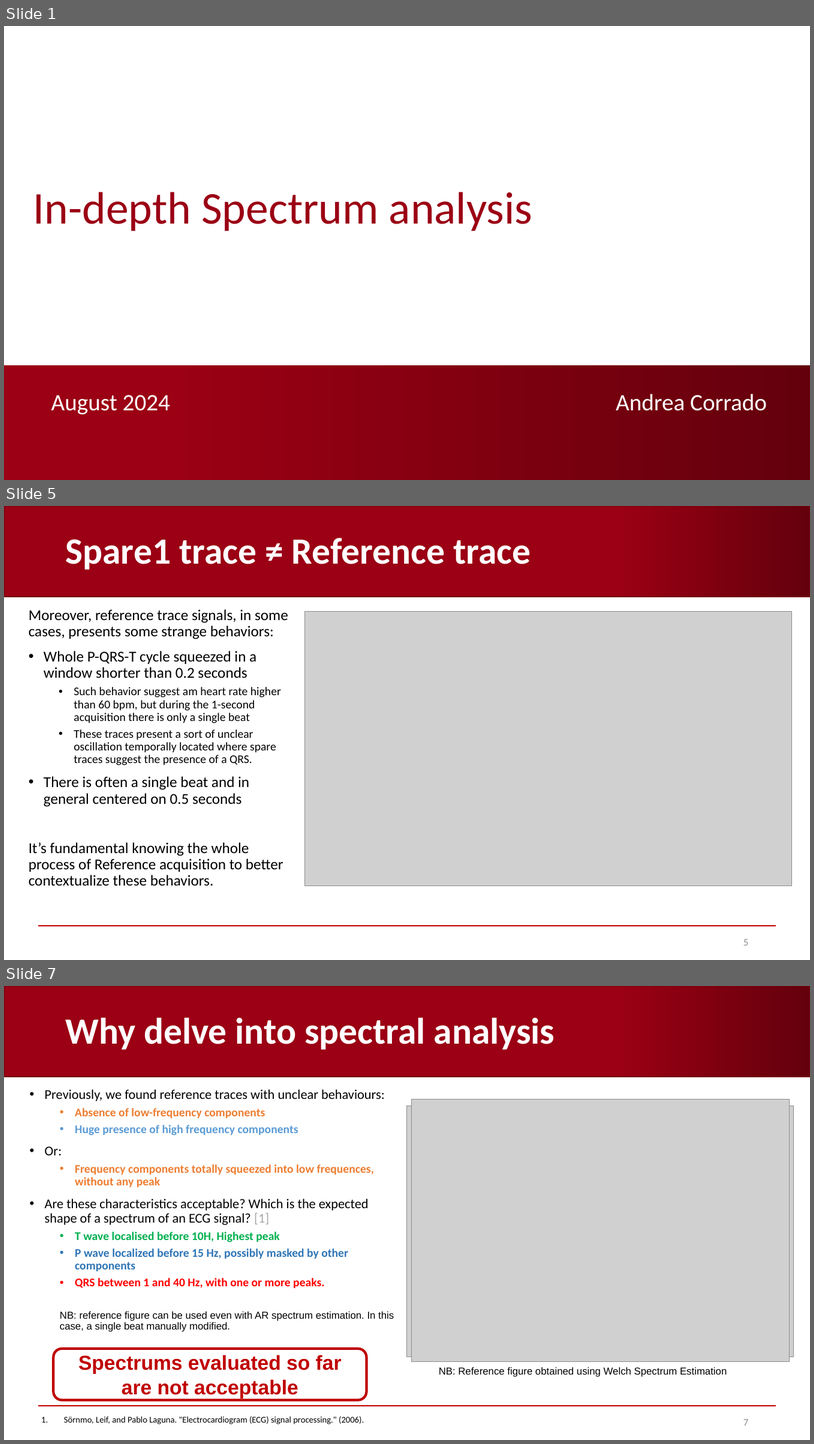
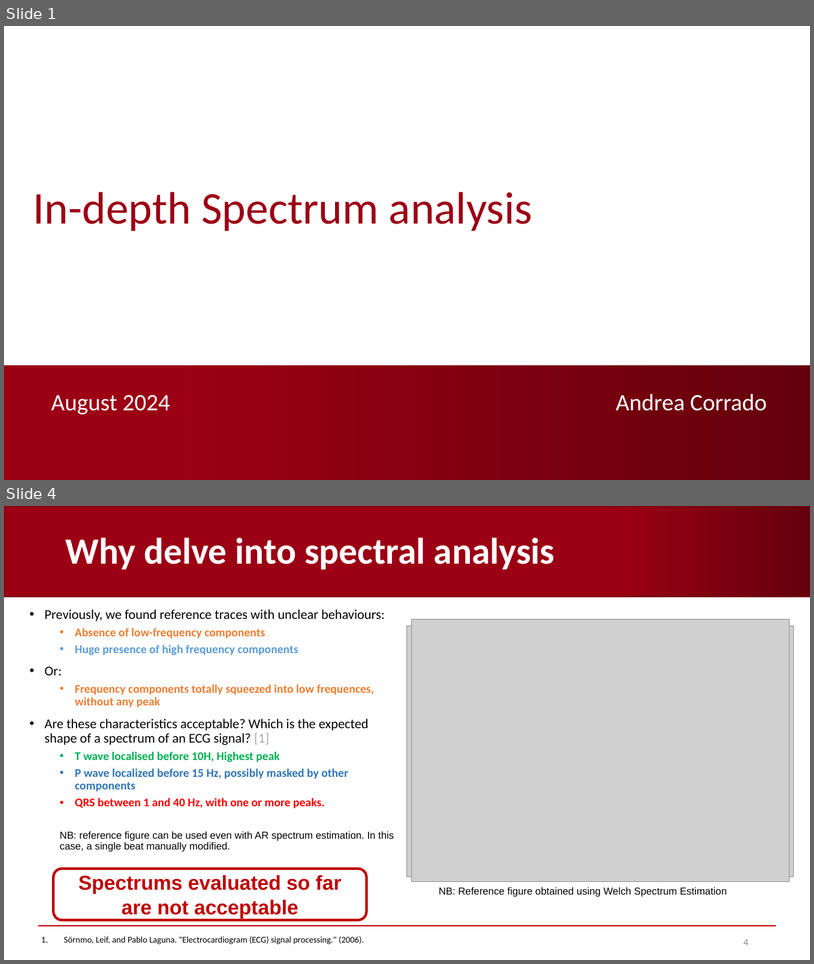
Before and after one commit to AndreaCorrado00/Tesi_magistrale_Corrado_Andrea, a slide deck: Documentation/3. in-depth spectrum analysis.pptx. Shown one above the other, each under a label of ours: slides 1, 5 and 7 before the commit, slides 1 and 4 after it; the slides between them are not shown. The pictures are 814x1444 and 814x964 pixels, drawn with LibreOffice and Linux fonts; fonts in the diff are those of the drawing; grey boxes stand for pictures; background and template pictures are left out. Boxes give left, top, right and bottom in pixels: in the first picture for what was removed or moved away, otherwise in the second. Text is boxed around its words. In the diff, an @@ line names an element or a change of style, - is before the commit and + after.

```diff
--- a/Documentation/3. in-depth spectrum analysis.pptx
+++ b/Documentation/3. in-depth spectrum analysis.pptx
@@ slide 5 removed at (4,506,810,960), background #FFFFFF; not listed: 2 template elements that a slide beside it also shows @@
@@ title removed at (65,538,531,570) @@
-Spare1 trace ≠ Reference trace
@@ text removed at (29,609,288,886) @@
-Moreover, reference trace signals, in some cases, presents some strange behaviors:
-• Whole P-QRS-T cycle squeezed in a window shorter than 0.2 seconds
-  • Such behavior suggest am heart rate higher than 60 bpm, but during the 1-second acquisition there is only a single beat
-  • These traces present a sort of unclear oscillation temporally located where spare traces suggest the presence of a QRS.
-• There is often a single beat and in general centered on 0.5 seconds
-It’s fundamental knowing the whole process of Reference acquisition to better contextualize these behaviors.
@@ picture removed at (305,611,792,885) @@
@@ page number removed at (744,939,749,945) @@
-5
@@ what was slide 7 is now slide 4 @@
@@ page number at (744,939,749,945): text changed @@
-7
+4
```
Also in this commit, not shown: 7 slides changed, 5 slides added, 4 other slides removed, 2 other files.
